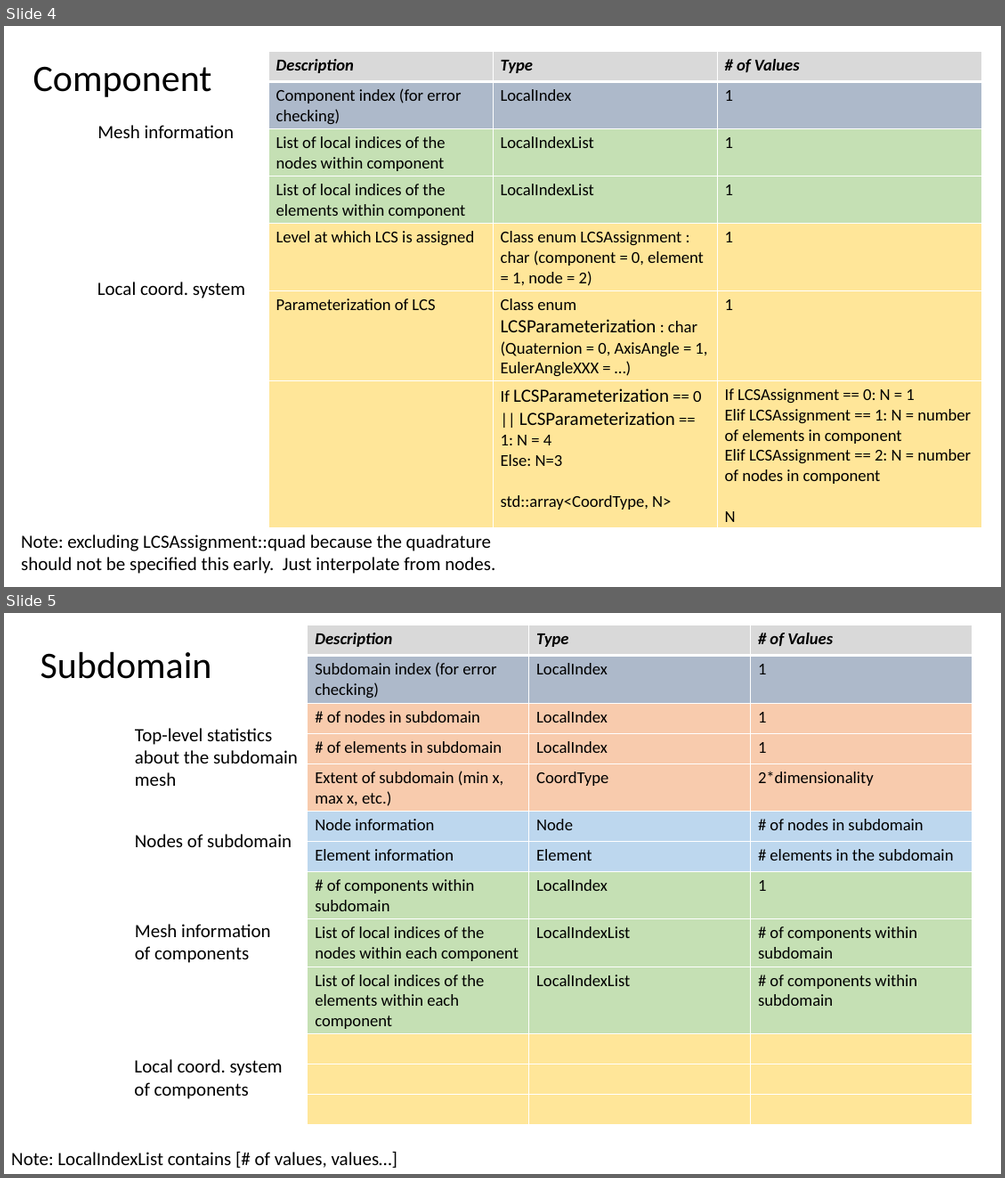
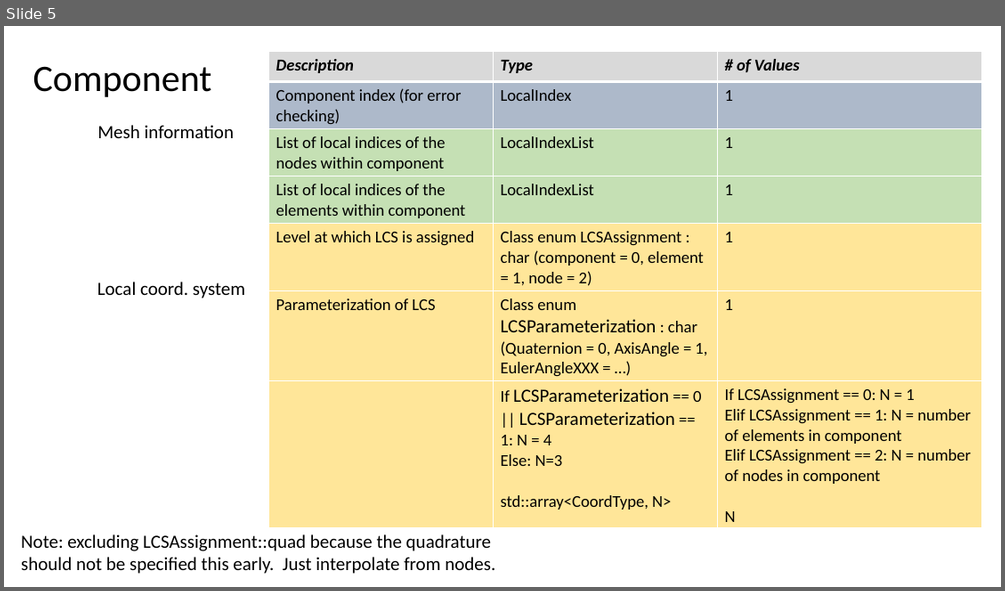
Before and after one commit to afrl/sheff-fea-io, a slide deck: docs/FormatSpecification.pptx. Shown one above the other, each under a label of ours: slides 4 and 5 before the commit, slide 5 after it. The pictures are 1005x1178 and 1005x591 pixels, drawn with LibreOffice and Linux fonts; fonts in the diff are those of the drawing. Boxes give left, top, right and bottom in pixels: in the first picture for what was removed or moved away, otherwise in the second. Text is boxed around its words. In the diff, an @@ line names an element or a change of style, - is before the commit and + after.

Commit message:
Working on fleshing out the MPI communciation for preallcoating the mesh file.

```diff
--- a/docs/FormatSpecification.pptx
+++ b/docs/FormatSpecification.pptx
@@ slide 5 removed at bbox=[4, 613, 1001, 1174], background #FFFFFF @@
@@ table removed at bbox=[307, 625, 971, 1125], 13 rows, 3 columns @@
-Description | Type | # of Values
-Subdomain index (for error checking) | LocalIndex | 1
-# of nodes in subdomain | LocalIndex | 1
-# of elements in subdomain | LocalIndex | 1
-Extent of subdomain (min x, max x, etc.) | CoordType | 2*dimensionality
-Node information | Node | # of nodes in subdomain
-Element information | Element | # elements in the subdomain
-# of components within subdomain | LocalIndex | 1
-List of local indices of the nodes within each component | LocalIndexList | # of components within subdomain
-List of local indices of the elements within each component | LocalIndexList | # of components within subdomain
- |  | 
- |  | 
- |  | 
@@ text removed at bbox=[40, 652, 212, 679] @@
-Subdomain
@@ text removed at bbox=[135, 728, 298, 786] @@
-Top-level statistics about the subdomain mesh
@@ text removed at bbox=[135, 834, 291, 847] @@
-Nodes of subdomain
@@ text removed at bbox=[135, 924, 270, 963] @@
-Mesh information of components
@@ text removed at bbox=[134, 1059, 283, 1099] @@
-Local coord. system of components
@@ text removed at bbox=[11, 1151, 398, 1167] @@
-Note: LocalIndexList contains [# of values, values…]
@@ what was slide 4 is now slide 5 @@
```
Also in this commit, not shown: 1 slide added, 2 other files.
